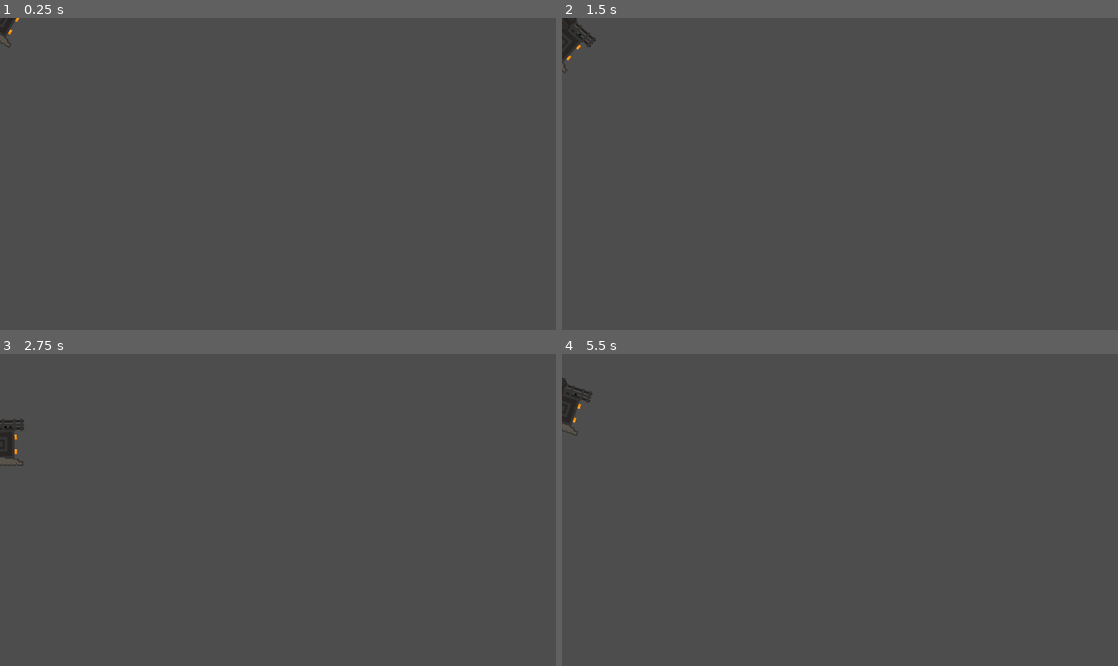
Above: before the commit, frames 1-4 (two rows, left to right).
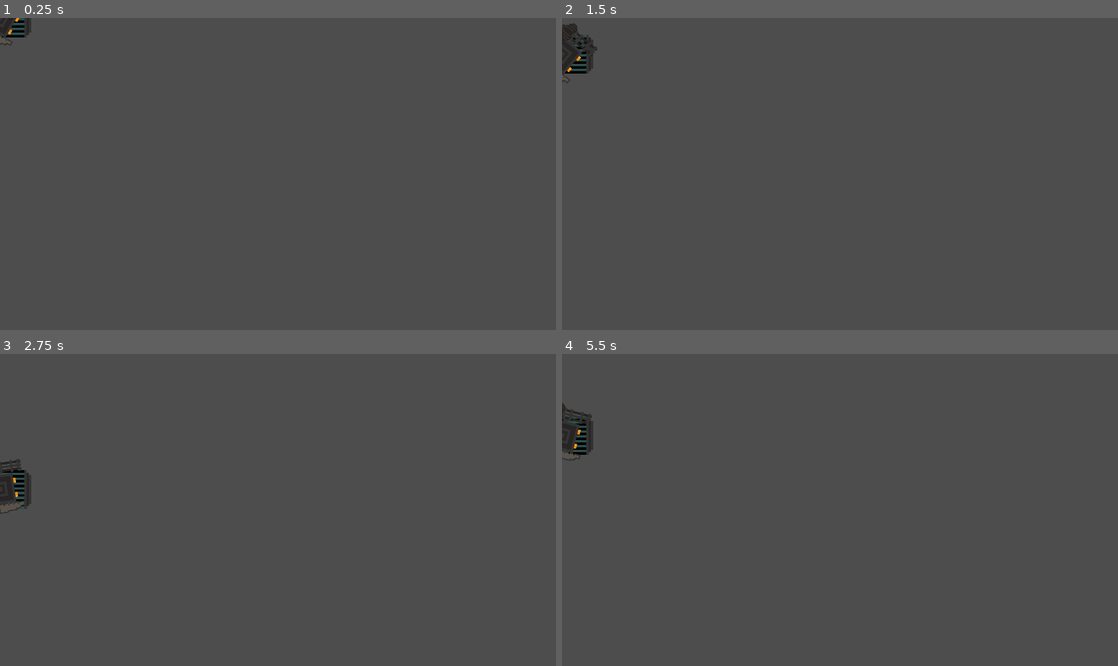
Above: after the commit, the same moments.

Repository: matteomcc/robotWars
Game: Godot game, scene res://scenes/frilt.tscn
The game is run twice, just before and just after one commit, with the same random seed, the same clock (stepped at 60 frames per second) and the same inputs. This scene is started directly instead of the project's main scene.
Inputs (mouse positions are in pixels of both pictures, inside the frame that each line leads up to):
- Up to frame 1 (0.25 s): no input
- Up to frame 2 (1.5 s): tap Enter at 0.5 s; move the mouse to (962, 158) at 0.52 s; hold E (ui_attack_right) 0.53-1.28 s; tap Space at 1.25 s; move the mouse to (728, 189) at 1.27 s; hold Down (ui_down) from 1.28 s (still down)
- Up to frame 3 (2.75 s): move the mouse to (333, 441) at 2.02 s; release Down (ui_down) at 2.03 s; hold E (ui_attack_right) from 2.03 s (still down)
- Up to frame 4 (5.5 s): tap Enter at 2.75, 5 s; move the mouse to (812, 572) at 2.77 s; release E (ui_attack_right) at 2.78 s; hold Up (ui_up) 2.78-3.53 s; move the mouse to (1006, 556) at 3.52 s; hold Q (ui_attack_left) 3.53-5.03 s; tap Space at 4.25 s; move the mouse to (673, 463) at 4.27 s; move the mouse to (867, 510) at 5.02 s; hold Down (ui_down) from 5.03 s (still down)

The runs differ from the first frame. In frame 1, 0.2% of the frame differs, in the area x 0-6%, y 0-10%; in frame 2, 0.6%; in frame 3, 1.1%, in the area x 0-6%, y 20-52%; in frame 4, 0.9%.

Commit message:
slight changes to movement Speed, Main body and wheels detached. Animations updated

Diff:
--- a/RW/scenes/frilt.tscn
+++ b/RW/scenes/frilt.tscn
@@ -1,7 +1,8 @@
-[gd_scene load_steps=11 format=3 uid="uid://cxebru3pjxuw0"]
+[gd_scene load_steps=15 format=3 uid="uid://cxebru3pjxuw0"]
 
-[ext_resource type="Script" uid="uid://bfhx1mowe3wf8" path="res://scripts/frilt.gd" id="1_f3bxy"]
-[ext_resource type="Texture2D" uid="uid://b6e3cqg2agcnd" path="res://art/characters/Frilt2.png" id="2_f3bxy"]
+[ext_resource type="Texture2D" uid="uid://dmp7gmyvx1x0c" path="res://art/characters/Frilt23.png" id="2_f3bxy"]
+[ext_resource type="Script" uid="uid://dv5l2sjnvir1a" path="res://scenes/frilt_body.gd" id="2_yfvuh"]
+[ext_resource type="Script" uid="uid://chays8t3jfhyi" path="res://scenes/frilt_wheels.gd" id="3_yfvuh"]
 
 [sub_resource type="AtlasTexture" id="AtlasTexture_yfvuh"]
 atlas = ExtResource("2_f3bxy")
@@ -9,42 +10,35 @@
 
 [sub_resource type="AtlasTexture" id="AtlasTexture_fn6ol"]
 atlas = ExtResource("2_f3bxy")
-region = Rect2(0, 0, 64, 64)
+region = Rect2(64, 0, 64, 64)
 
 [sub_resource type="AtlasTexture" id="AtlasTexture_u5cpy"]
 atlas = ExtResource("2_f3bxy")
-region = Rect2(64, 0, 64, 64)
+region = Rect2(0, 0, 64, 64)
 
 [sub_resource type="AtlasTexture" id="AtlasTexture_62rl7"]
 atlas = ExtResource("2_f3bxy")
-region = Rect2(0, 64, 64, 64)
-
-[sub_resource type="AtlasTexture" id="AtlasTexture_f4my1"]
-atlas = ExtResource("2_f3bxy")
-region = Rect2(64, 64, 64, 64)
+region = Rect2(64, 0, 64, 64)
 
 [sub_resource type="SpriteFrames" id="SpriteFrames_pclqw"]
 animations = [{
 "frames": [{
 "duration": 1.0,
 "texture": SubResource("AtlasTexture_yfvuh")
+}, {
+"duration": 1.0,
+"texture": SubResource("AtlasTexture_fn6ol")
 }],
 "loop": true,
 "name": &"idle",
 "speed": 5.0
 }, {
 "frames": [{
-"duration": 0.3,
-"texture": SubResource("AtlasTexture_fn6ol")
-}, {
-"duration": 0.3,
+"duration": 0.5,
 "texture": SubResource("AtlasTexture_u5cpy")
 }, {
-"duration": 0.3,
+"duration": 0.5,
 "texture": SubResource("AtlasTexture_62rl7")
-}, {
-"duration": 0.3,
-"texture": SubResource("AtlasTexture_f4my1")
 }],
 "loop": true,
 "name": &"move",
@@ -56,20 +50,65 @@
 
 [sub_resource type="SpriteFrames" id="SpriteFrames_f3bxy"]
 
+[sub_resource type="AtlasTexture" id="AtlasTexture_f4my1"]
+atlas = ExtResource("2_f3bxy")
+region = Rect2(0, 64, 64, 64)
+
+[sub_resource type="AtlasTexture" id="AtlasTexture_6abh0"]
+atlas = ExtResource("2_f3bxy")
+region = Rect2(0, 64, 64, 64)
+
+[sub_resource type="AtlasTexture" id="AtlasTexture_b8un0"]
+atlas = ExtResource("2_f3bxy")
+region = Rect2(64, 64, 64, 64)
+
+[sub_resource type="SpriteFrames" id="SpriteFrames_e58yd"]
+animations = [{
+"frames": [{
+"duration": 1.0,
+"texture": SubResource("AtlasTexture_f4my1")
+}],
+"loop": true,
+"name": &"idle",
+"speed": 5.0
+}, {
+"frames": [{
+"duration": 0.4,
+"texture": SubResource("AtlasTexture_6abh0")
+}, {
+"duration": 0.21,
+"texture": SubResource("AtlasTexture_b8un0")
+}],
+"loop": true,
+"name": &"move",
+"speed": 5.0
+}]
+
 [node name="frilt" type="CharacterBody2D"]
-script = ExtResource("1_f3bxy")
 
-[node name="CollisionShape2D" type="CollisionShape2D" parent="."]
+[node name="friltBody" type="CharacterBody2D" parent="."]
+script = ExtResource("2_yfvuh")
 
-[node name="AnimatedSprite2D" type="AnimatedSprite2D" parent="."]
+[node name="CollisionShape2D" type="CollisionShape2D" parent="friltBody"]
+
+[node name="AnimatedSprite2D" type="AnimatedSprite2D" parent="friltBody"]
 sprite_frames = SubResource("SpriteFrames_pclqw")
-animation = &"idle"
+animation = &"move"
 
-[node name="LeftArm" type="AnimatedSprite2D" parent="."]
-position = Vector2(-14, 0)
+[node name="LeftArm" type="AnimatedSprite2D" parent="friltBody"]
+position = Vector2(-16, 0)
 sprite_frames = SubResource("SpriteFrames_yfvuh")
 animation = &""
 
-[node name="RightArm" type="AnimatedSprite2D" parent="."]
-position = Vector2(14, 0)
+[node name="RightArm" type="AnimatedSprite2D" parent="friltBody"]
+position = Vector2(16, 0)
 sprite_frames = SubResource("SpriteFrames_f3bxy")
+flip_h = true
+
+[node name="friltWheels" type="CharacterBody2D" parent="."]
+script = ExtResource("3_yfvuh")
+
+[node name="Wheels" type="AnimatedSprite2D" parent="friltWheels"]
+z_index = -2
+sprite_frames = SubResource("SpriteFrames_e58yd")
+animation = &"idle"
--- /dev/null
+++ b/RW/scenes/frilt_body.gd
@@ -0,0 +1,120 @@
+extends CharacterBody2D
+
+const speed = 150
+
+# Weapons
+@export var equipped_weapons: Array[Weapon] = [null, null]  #Left, Right
+
+@onready var weapon_sprites = {
+	"left": $LeftArm,
+	"right": $RightArm,
+}
+
+func _ready():
+	# Example of equipping weapons
+	var Gun = preload("res://weapons/Gun.tres")
+	var Knife = preload("res://weapons/Knife.tres")
+
+	equip_weapon(0, Gun)
+	equip_weapon(1, Knife)
+
+
+func _physics_process(delta):
+	player_movement(delta)
+
+func player_movement(delta):
+	var mouse_pos = get_global_mouse_position()
+	var direction = (mouse_pos - global_position).normalized()
+
+	rotation = direction.angle() + PI/2
+
+	if Input.is_action_pressed("ui_attack_left"):
+		play_attack_anim(1)
+	else:
+		play_attack_anim(3)
+	if Input.is_action_pressed("ui_attack_right"):
+		play_attack_anim(2)
+	else:
+		play_attack_anim(4)
+
+	if Input.is_action_pressed("ui_right") and Input.is_action_pressed("ui_up"):
+		play_anim(1)
+		velocity.x = speed*0.7
+		velocity.y = speed*-0.7
+	elif Input.is_action_pressed("ui_right") and Input.is_action_pressed("ui_down"):
+		play_anim(1)
+		velocity.x = speed*0.7
+		velocity.y = speed*0.7
+	elif Input.is_action_pressed("ui_left") and Input.is_action_pressed("ui_up"):
+		play_anim(1)
+		velocity.x = speed*-0.7
+		velocity.y = speed*-0.7
+	elif Input.is_action_pressed("ui_left") and Input.is_action_pressed("ui_down"):
+		play_anim(1)
+		velocity.x = speed*-0.7
+		velocity.y = speed*0.7
+	elif Input.is_action_pressed("ui_right"):
+		play_anim(1)
+		velocity.x = speed
+		velocity.y = 0
+	elif Input.is_action_pressed("ui_left"):
+		play_anim(1)
+		velocity.x = -speed
+		velocity.y = 0
+	elif Input.is_action_pressed("ui_down"):
+		play_anim(1)
+		velocity.x = 0
+		velocity.y = speed
+	elif Input.is_action_pressed("ui_up"):
+		play_anim(1)
+		velocity.x = 0
+		velocity.y = -speed
+	else:
+		play_anim(0)
+		velocity.x = 0
+		velocity.y = 0
+
+	move_and_slide()
+
+func play_anim(movement):
+	var body = $AnimatedSprite2D
+
+	if movement == 1:
+		body.play("move")
+	else:
+		body.play("idle")
+
+
+func play_attack_anim(attack):
+	var anim = $AnimatedSprite2D
+
+	if attack == 1:
+		weapon_sprites["left"].play("move")
+	elif attack == 3:
+		weapon_sprites["left"].play("idle")
+	if attack == 2:
+		weapon_sprites["right"].play("move")
+	elif attack == 4:
+		weapon_sprites["right"].play("idle")
+
+func equip_weapon(slot_index: int, weapon: Weapon):
+	if slot_index >= 0 and slot_index < equipped_weapons.size():
+		equipped_weapons[slot_index] = weapon
+
+		match slot_index:
+			0: setup_weapon_sprite(weapon_sprites["left"], weapon)
+			1: setup_weapon_sprite(weapon_sprites["right"], weapon)
+
+	else:
+		print("Invalid slot index: ", slot_index)
+
+func setup_weapon_sprite(sprite: AnimatedSprite2D, weapon: Weapon):
+	print("--- setup_weapon_sprite ---")
+	print("Weapon: ", weapon)
+	print("Weapon.frames: ", weapon.sprite)
+	print("Sprite: ", sprite)
+	if weapon != null:
+		sprite.frames = weapon.sprite
+		sprite.play("idle")  # Start idle animation
+	else:
+		sprite.frames = null
--- /dev/null
+++ b/RW/scenes/frilt_wheels.gd
@@ -0,0 +1,68 @@
+extends CharacterBody2D
+
+const speed = 150
+
+func _ready():
+	$Wheels.play("idle")
+
+func _physics_process(delta):
+	player_movement(delta)
+
+func player_movement(delta):
+
+
+
+	if Input.is_action_pressed("ui_right") and Input.is_action_pressed("ui_up"):
+		play_anim(1)
+		rotation = 0.25 * PI
+		velocity.x = speed*0.7
+		velocity.y = speed*-0.7
+	elif Input.is_action_pressed("ui_right") and Input.is_action_pressed("ui_down"):
+		play_anim(1)
+		rotation = PI/2 + 0.25 * PI
+		velocity.x = speed*0.7
+		velocity.y = speed*0.7
+	elif Input.is_action_pressed("ui_left") and Input.is_action_pressed("ui_up"):
+		play_anim(1)
+		rotation = -0.25 * PI
+		velocity.x = speed*-0.7
+		velocity.y = speed*-0.7
+	elif Input.is_action_pressed("ui_left") and Input.is_action_pressed("ui_down"):
+		rotation = -PI/2 + -0.25*PI
+		play_anim(1)
+		velocity.x = speed*-0.7
+		velocity.y = speed*0.7
+	elif Input.is_action_pressed("ui_right"):
+		rotation = PI/2
+		play_anim(1)
+		velocity.x = speed
+		velocity.y = 0
+	elif Input.is_action_pressed("ui_left"):
+		rotation = -PI/2
+		play_anim(1)
+		velocity.x = -speed
+		velocity.y = 0
+	elif Input.is_action_pressed("ui_down"):
+		rotation =PI
+		play_anim(1)
+		velocity.x = 0
+		velocity.y = speed
+	elif Input.is_action_pressed("ui_up"):
+		rotation = 0
+		play_anim(1)
+		velocity.x = 0
+		velocity.y = -speed
+	else:
+		play_anim(0)
+		velocity.x = 0
+		velocity.y = 0
+
+	move_and_slide()
+
+func play_anim(movement):
+	var body = $Wheels
+
+	if movement == 1:
+		body.play("move")
+	else:
+		body.stop()
--- a/RW/scripts/frilt.gd
+++ /dev/null
@@ -1,119 +0,0 @@
-extends CharacterBody2D
-
-const speed = 100
-
-# Weapons
-@export var equipped_weapons: Array[Weapon] = [null, null]  #Left, Right
-
-@onready var weapon_sprites = {
-	"left": $LeftArm,
-	"right": $RightArm,
-}
-
-func _ready():
-	# Example of equipping weapons
-	var Gun = preload("res://weapons/Gun.tres")
-	var Knife = preload("res://weapons/Knife.tres")
-
-	equip_weapon(0, Gun)
-	equip_weapon(1, Knife)
-
-
-func _physics_process(delta):
-	player_movement(delta)
-
-func player_movement(delta):
-	var mouse_pos = get_global_mouse_position()
-	var direction = (mouse_pos - global_position).normalized()
-
-	rotation = direction.angle() + PI/2
-
-	if Input.is_action_pressed("ui_attack_left"):
-		play_attack_anim(1)
-	else:
-		play_attack_anim(3)
-	if Input.is_action_pressed("ui_attack_right"):
-		play_attack_anim(2)
-	else:
-		play_attack_anim(4)
-
-	if Input.is_action_pressed("ui_right") and Input.is_action_pressed("ui_up"):
-		play_anim(1)
-		velocity.x = speed/2
-		velocity.y = speed/-2
-	elif Input.is_action_pressed("ui_right") and Input.is_action_pressed("ui_down"):
-		play_anim(1)
-		velocity.x = speed/2
-		velocity.y = speed/2
-	elif Input.is_action_pressed("ui_left") and Input.is_action_pressed("ui_up"):
-		play_anim(1)
-		velocity.x = speed/-2
-		velocity.y = speed/-2
-	elif Input.is_action_pressed("ui_left") and Input.is_action_pressed("ui_down"):
-		play_anim(1)
-		velocity.x = speed/-2
-		velocity.y = speed/2
-	elif Input.is_action_pressed("ui_right"):
-		play_anim(1)
-		velocity.x = speed
-		velocity.y = 0
-	elif Input.is_action_pressed("ui_left"):
-		play_anim(1)
-		velocity.x = -speed
-		velocity.y = 0
-	elif Input.is_action_pressed("ui_down"):
-		play_anim(1)
-		velocity.x = 0
-		velocity.y = speed
-	elif Input.is_action_pressed("ui_up"):
-		play_anim(1)
-		velocity.x = 0
-		velocity.y = -speed
-	else:
-		play_anim(0)
-		velocity.x = 0
-		velocity.y = 0
-
-	move_and_slide()
-
-func play_anim(movement):
-	var anim = $AnimatedSprite2D
-
-	if movement == 1:
-		anim.play("move")
-	else:
-		anim.play("idle")
-
-func play_attack_anim(attack):
-	var anim = $AnimatedSprite2D
-
-	if attack == 1:
-		weapon_sprites["left"].play("move")
-	elif attack == 3:
-		weapon_sprites["left"].play("idle")
-	if attack == 2:
-		weapon_sprites["right"].play("move")
-	elif attack == 4:
-		weapon_sprites["right"].play("idle")
-
-func equip_weapon(slot_index: int, weapon: Weapon):
-	if slot_index >= 0 and slot_index < equipped_weapons.size():
-		equipped_weapons[slot_index] = weapon
-
-		match slot_index:
-			0: setup_weapon_sprite(weapon_sprites["left"], weapon)
-			1: setup_weapon_sprite(weapon_sprites["right"], weapon)
-
-	else:
-		print("Invalid slot index: ", slot_index)
-
-func setup_weapon_sprite(sprite: AnimatedSprite2D, weapon: Weapon):
-	print("--- setup_weapon_sprite ---")
-	print("Weapon: ", weapon)
-	print("Weapon.frames: ", weapon.sprite)
-	print("Sprite: ", sprite)
-	if weapon != null:
-		sprite.frames = weapon.sprite
-		sprite.play("idle")  # Start idle animation
-	else:
-		sprite.frames = null
Binary file added: RW/art/characters/Frilt23.png
Not shown, added: RW/art/characters/Frilt23.png.import
Not shown, added: RW/scenes/frilt_body.gd.uid
Not shown, added: RW/scenes/frilt_wheels.gd.uid
